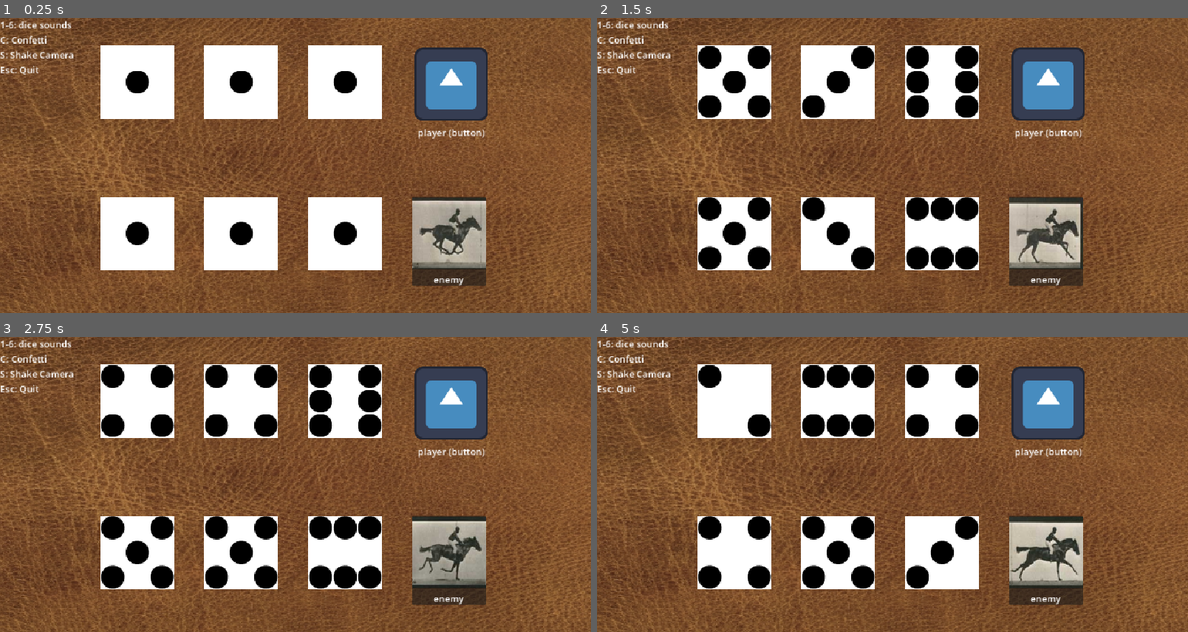
Above: before the commit, frames 1-4 (two rows, left to right).
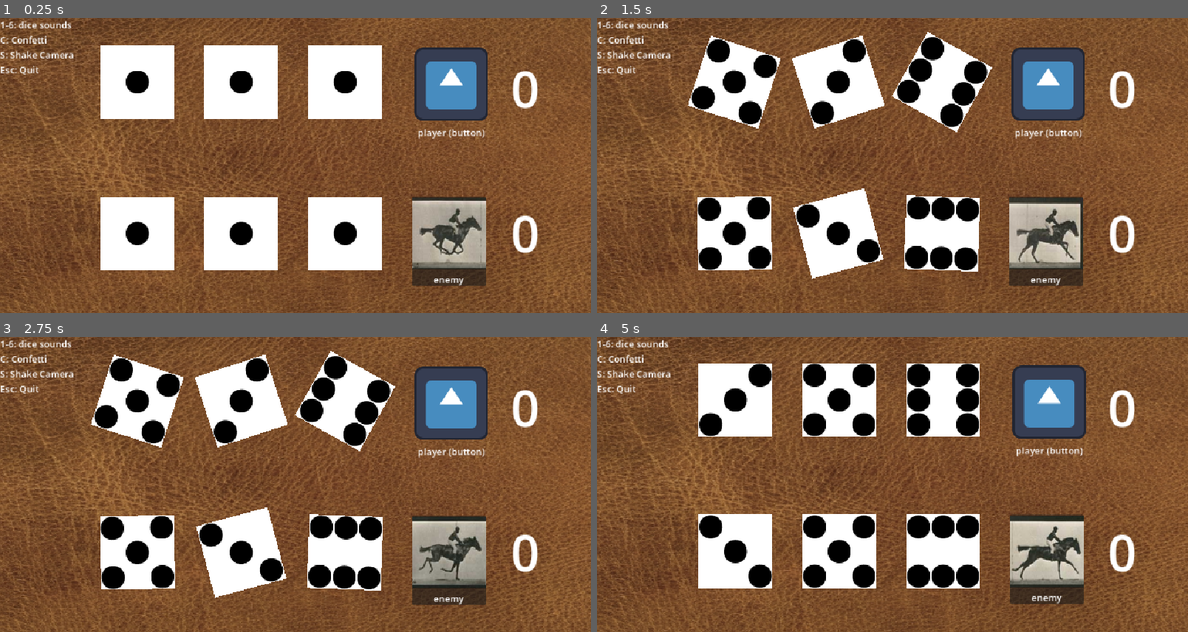
Above: after the commit, the same moments.

Repository: Alessandr-0/dice_game_demo
Game: Godot game, scene res://scenes/root.tscn
Same seed, same stepped clock (60 frames per second), same inputs: the game is played once before the commit and once after it. The engine's default icon, where the game draws it, is replaced by a stand-in: a white triangle on a blue panel in a dark square.
Inputs (mouse positions are in pixels of both pictures, inside the frame that each line leads up to):
- Up to frame 1 (0.25 s): no input
- Up to frame 2 (1.5 s): click (1046, 82) at 0.5 s; click (1046, 82) at 1.25 s
- Up to frame 3 (2.75 s): click (449, 401) at 2 s
- Up to frame 4 (5 s): move the mouse to (1022, 469) at 2.77 s; tap 1 (test_01) at 2.85 s; move the mouse to (774, 499) at 3.52 s; tap 2 (test_02) at 3.6 s; move the mouse to (951, 419) at 4.27 s; tap 3 (test_03) at 4.35 s

The runs differ from the first frame. In frame 1, 0.6% of the frame differs, in the area x 86-91%, y 18-80%; in frame 2, 7.1%; in frame 3, 8.4%; in frame 4, 16%, in the area x 0-100%, y 0-100%.

Commit message:
Scores, and juice
All to one button
Scores
Sound and rotation juices

Diff:
--- a/dicedemo/scenes/root.tscn
+++ b/dicedemo/scenes/root.tscn
@@ -27,6 +27,7 @@
 [ext_resource type="AudioStream" uid="uid://84vt5svs74fn" path="res://assets/sounds/dice/dice-grab-2.ogg" id="23_agklt"]
 [ext_resource type="AudioStream" uid="uid://bg2vnqt20r5x" path="res://assets/sounds/minimize_006.ogg" id="26_e2w8j"]
 [ext_resource type="AudioStream" uid="uid://cciwmevubc8t7" path="res://assets/sounds/exclamations/EXCLAMATION_Male_B_Yehey_mono.wav" id="26_isfgf"]
+[ext_resource type="AudioStream" uid="uid://2aymre4eqlsn" path="res://assets/sounds/exclamations/VOICE_MALE_Ahh_1_Subtle_mono.wav" id="26_jn22m"]
 [ext_resource type="AudioStream" uid="uid://cvon44fa86ij7" path="res://assets/sounds/exclamations/EXCLAMATION_Male_B_Yehoo_01_mono.wav" id="27_ihmk7"]
 [ext_resource type="AudioStream" uid="uid://be6c8dnt08aha" path="res://assets/sounds/enemy/ANIMAL_Horse_Snort_01_Dry_mono.wav" id="28_e6w1q"]
 [ext_resource type="AudioStream" uid="uid://bce0d30e4do3n" path="res://assets/sounds/enemy/ANIMAL_Horse_Snort_02_Dry_mono.wav" id="29_jn22m"]
@@ -40,6 +41,126 @@
 [sub_resource type="ShaderMaterial" id="ShaderMaterial_kycxp"]
 shader = ExtResource("4_kycxp")
 shader_parameter/time_factor = 0.5
+
+[sub_resource type="AtlasTexture" id="AtlasTexture_58tnd"]
+atlas = ExtResource("4_jh1ax")
+region = Rect2(0, 0, 164, 127)
+
+[sub_resource type="AtlasTexture" id="AtlasTexture_e6w1q"]
+atlas = ExtResource("4_jh1ax")
+region = Rect2(164, 0, 164, 127)
+
+[sub_resource type="AtlasTexture" id="AtlasTexture_jn22m"]
+atlas = ExtResource("4_jh1ax")
+region = Rect2(328, 0, 164, 127)
+
+[sub_resource type="AtlasTexture" id="AtlasTexture_8yue3"]
+atlas = ExtResource("4_jh1ax")
+region = Rect2(492, 0, 164, 127)
+
+[sub_resource type="AtlasTexture" id="AtlasTexture_agklt"]
+atlas = ExtResource("4_jh1ax")
+region = Rect2(0, 127, 164, 127)
+
+[sub_resource type="AtlasTexture" id="AtlasTexture_x7ldt"]
+atlas = ExtResource("4_jh1ax")
+region = Rect2(164, 127, 164, 127)
+
+[sub_resource type="AtlasTexture" id="AtlasTexture_moyyc"]
+atlas = ExtResource("4_jh1ax")
+region = Rect2(328, 127, 164, 127)
+
+[sub_resource type="AtlasTexture" id="AtlasTexture_f0nuf"]
+atlas = ExtResource("4_jh1ax")
+region = Rect2(492, 127, 164, 127)
+
+[sub_resource type="AtlasTexture" id="AtlasTexture_ixqlv"]
+atlas = ExtResource("4_jh1ax")
+region = Rect2(0, 254, 164, 127)
+
+[sub_resource type="AtlasTexture" id="AtlasTexture_p6fp0"]
+atlas = ExtResource("4_jh1ax")
+region = Rect2(164, 254, 164, 127)
+
+[sub_resource type="AtlasTexture" id="AtlasTexture_55oir"]
+atlas = ExtResource("4_jh1ax")
+region = Rect2(328, 254, 164, 127)
+
+[sub_resource type="AtlasTexture" id="AtlasTexture_ltgni"]
+atlas = ExtResource("4_jh1ax")
+region = Rect2(492, 254, 164, 127)
+
+[sub_resource type="AtlasTexture" id="AtlasTexture_yg167"]
+atlas = ExtResource("4_jh1ax")
+region = Rect2(0, 381, 164, 127)
+
+[sub_resource type="AtlasTexture" id="AtlasTexture_8e7ao"]
+atlas = ExtResource("4_jh1ax")
+region = Rect2(164, 381, 164, 127)
+
+[sub_resource type="AtlasTexture" id="AtlasTexture_xkeu2"]
+atlas = ExtResource("4_jh1ax")
+region = Rect2(328, 381, 164, 127)
+
+[sub_resource type="AtlasTexture" id="AtlasTexture_33j8a"]
+atlas = ExtResource("4_jh1ax")
+region = Rect2(492, 381, 164, 127)
+
+[sub_resource type="SpriteFrames" id="SpriteFrames_jkm4e"]
+animations = [{
+"frames": [{
+"duration": 1.0,
+"texture": SubResource("AtlasTexture_58tnd")
+}, {
+"duration": 1.0,
+"texture": SubResource("AtlasTexture_e6w1q")
+}, {
+"duration": 1.0,
+"texture": SubResource("AtlasTexture_jn22m")
+}, {
+"duration": 1.0,
+"texture": SubResource("AtlasTexture_8yue3")
+}, {
+"duration": 1.0,
+"texture": SubResource("AtlasTexture_agklt")
+}, {
+"duration": 1.0,
+"texture": SubResource("AtlasTexture_x7ldt")
+}, {
+"duration": 1.0,
+"texture": SubResource("AtlasTexture_moyyc")
+}, {
+"duration": 1.0,
+"texture": SubResource("AtlasTexture_f0nuf")
+}, {
+"duration": 1.0,
+"texture": SubResource("AtlasTexture_ixqlv")
+}, {
+"duration": 1.0,
+"texture": SubResource("AtlasTexture_p6fp0")
+}, {
+"duration": 1.0,
+"texture": SubResource("AtlasTexture_55oir")
+}, {
+"duration": 1.0,
+"texture": SubResource("AtlasTexture_ltgni")
+}, {
+"duration": 1.0,
+"texture": SubResource("AtlasTexture_yg167")
+}, {
+"duration": 1.0,
+"texture": SubResource("AtlasTexture_8e7ao")
+}, {
+"duration": 1.0,
+"texture": SubResource("AtlasTexture_xkeu2")
+}, {
+"duration": 1.0,
+"texture": SubResource("AtlasTexture_33j8a")
+}],
+"loop": 1,
+"name": &"default",
+"speed": 5.0
+}]
 
 [sub_resource type="ShaderMaterial" id="ShaderMaterial_y4uv0"]
 shader = ExtResource("10_7pvxh")
@@ -202,7 +323,13 @@
 text = "enemy"
 horizontal_alignment = 1
 
-[node name="GameMaster" type="Node" parent="." unique_id=674692258 node_paths=PackedStringArray("dice_1", "dice_2", "dice_3", "dice_4", "dice_5", "dice_6", "confetti")]
+[node name="AnimatedSprite2D" type="AnimatedSprite2D" parent="CenterContainer/VBoxContainer/Row_2/PanelContainer/VBoxContainer" unique_id=1470528217]
+position = Vector2(396, 75)
+scale = Vector2(0.75609744, 0.94488186)
+sprite_frames = SubResource("SpriteFrames_jkm4e")
+autoplay = "default"
+
+[node name="GameMaster" type="Node" parent="." unique_id=674692258 node_paths=PackedStringArray("dice_1", "dice_2", "dice_3", "dice_4", "dice_5", "dice_6", "confetti", "player_score_label", "enemy_score_label")]
 script = ExtResource("2_sqa0i")
 dice_1 = NodePath("../CenterContainer/VBoxContainer/Row_1/dice1")
 dice_2 = NodePath("../CenterContainer/VBoxContainer/Row_1/dice2")
@@ -211,6 +338,8 @@
 dice_5 = NodePath("../CenterContainer/VBoxContainer/Row_2/dice5")
 dice_6 = NodePath("../CenterContainer/VBoxContainer/Row_2/dice6")
 confetti = NodePath("../Confetti")
+player_score_label = NodePath("../ScreenHints/PlayerScore")
+enemy_score_label = NodePath("../ScreenHints/EnemyScore")
 
 [node name="Camera2D" type="Camera2D" parent="." unique_id=1008272714]
 offset = Vector2(512, 256)
@@ -227,19 +356,22 @@
 grow_horizontal = 2
 grow_vertical = 2
 
-[node name="AudioManager" type="Node" parent="." unique_id=1534627873 node_paths=PackedStringArray("button_presses", "dice_shaking", "dice_rolling", "die_rolling", "dice_pick_up", "exclamation", "enemy", "minimize")]
+[node name="AudioManager" type="Node2D" parent="." unique_id=1735180059 node_paths=PackedStringArray("button_presses", "dice_shaking", "dice_rolling", "die_rolling", "dice_pick_up", "dissapointed", "exclamation", "enemy", "minimize")]
 script = ExtResource("11_f3p2p")
 button_presses = NodePath("ButtonPresses")
 dice_shaking = NodePath("DiceShaking")
 dice_rolling = NodePath("DiceRolling")
 die_rolling = NodePath("DieRolling")
 dice_pick_up = NodePath("DicePickUp")
+dissapointed = NodePath("Dissapointed")
 exclamation = NodePath("Exclamation")
 enemy = NodePath("Enemy")
 minimize = NodePath("Minimize")
 
 [node name="ButtonPresses" type="AudioStreamPlayer2D" parent="AudioManager" unique_id=798227771]
+position = Vector2(981, 129)
 stream = SubResource("AudioStreamRandomizer_2is5d")
+panning_strength = 2.55
 
 [node name="DiceShaking" type="AudioStreamPlayer2D" parent="AudioManager" unique_id=71487017]
 stream = SubResource("AudioStreamRandomizer_v1w0g")
@@ -253,11 +385,20 @@
 [node name="DicePickUp" type="AudioStreamPlayer2D" parent="AudioManager" unique_id=1515858602]
 stream = SubResource("AudioStreamRandomizer_jkm4e")
 
+[node name="Dissapointed" type="AudioStreamPlayer2D" parent="AudioManager" unique_id=546041057]
+position = Vector2(25, 484)
+stream = ExtResource("26_jn22m")
+panning_strength = 2.94
+
 [node name="Exclamation" type="AudioStreamPlayer2D" parent="AudioManager" unique_id=1938355665]
+position = Vector2(8, 471)
 stream = SubResource("AudioStreamRandomizer_g3h64")
+panning_strength = 3.0
 
 [node name="Enemy" type="AudioStreamPlayer2D" parent="AudioManager" unique_id=1038520442]
+position = Vector2(12, 491)
 stream = SubResource("AudioStreamRandomizer_isfgf")
+panning_strength = 2.35
 
 [node name="Minimize" type="AudioStreamPlayer" parent="AudioManager" unique_id=428758655]
 stream = SubResource("AudioStreamRandomizer_k8gkg")
@@ -265,7 +406,7 @@
 [node name="ScreenHints" type="CanvasLayer" parent="." unique_id=2049946003]
 layer = 2
 
-[node name="Label" type="Label" parent="ScreenHints" unique_id=1614582093]
+[node name="Hints" type="Label" parent="ScreenHints" unique_id=1614582093]
 offset_right = 40.0
 offset_bottom = 23.0
 text = "1-6: dice sounds
@@ -274,4 +415,20 @@
 Esc: Quit
 "
 
+[node name="PlayerScore" type="Label" parent="ScreenHints" unique_id=1693455903]
+offset_left = 885.0
+offset_top = 61.0
+offset_right = 1012.0
+offset_bottom = 182.0
+theme_override_font_sizes/font_size = 88
+text = "0"
+
+[node name="EnemyScore" type="Label" parent="ScreenHints" unique_id=278760579]
+offset_left = 885.0
+offset_top = 312.0
+offset_right = 986.0
+offset_bottom = 433.0
+theme_override_font_sizes/font_size = 88
+text = "0"
+
 [connection signal="pressed" from="CenterContainer/VBoxContainer/Row_1/VBoxContainer/ButtonPlayer" to="GameMaster" method="_on_button_player_pressed"]
--- a/dicedemo/scripts/audio_manager.gd
+++ b/dicedemo/scripts/audio_manager.gd
@@ -5,6 +5,7 @@
 @export var dice_rolling: AudioStreamPlayer2D
 @export var die_rolling: AudioStreamPlayer2D
 @export var dice_pick_up: AudioStreamPlayer2D
+@export var dissapointed: AudioStreamPlayer2D
 @export var exclamation: AudioStreamPlayer2D
 @export var enemy: AudioStreamPlayer2D
 @export var minimize: AudioStreamPlayer
@@ -18,6 +19,7 @@
 	SignalBus.connect("si_dice_rolled", _dice_roller)
 	SignalBus.connect("si_die_rolled", _die_roller)
 	SignalBus.connect("si_dice_picked_up", _dice_picking_up)
+	SignalBus.connect("si_dissapointed", _dissapointed)
 	SignalBus.connect("si_player_won", _player_won)
 	SignalBus.connect("si_player_lost", _player_lost)
 
@@ -37,48 +39,36 @@
 func _button_pressed() -> void:
 	if not button_presses.playing:
 		button_presses.play()
-	else:
-		pass
 
 func _dice_shaker() -> void:
 	if not dice_shaking.playing:
 		dice_shaking.play()
-	else:
-		pass
 
 func _dice_roller() -> void:
 	if not dice_rolling.playing:
 		await get_tree().create_timer(0.3).timeout
 		dice_rolling.play()
-	else:
-		pass
 
 func _die_roller() -> void:
 	if not die_rolling.playing:
 		die_rolling.play()
-	else:
-		pass
 
 func _dice_picking_up() -> void:
 	if not dice_pick_up.playing:
 		dice_pick_up.play()
-	else:
-		pass
+
+func _dissapointed() -> void:
+	if not dissapointed.playing:
+		dissapointed.play()
 
 func _player_won() -> void:
 	if not exclamation.playing:
 		exclamation.play()
-	else:
-		pass
 
 func _player_lost() -> void:
 	if not enemy.playing:
 		enemy.play()
-	else:
-		pass
 
 func _minimize() -> void:
 	if not minimize.playing:
 		minimize.play()
-	else:
-		pass
--- a/dicedemo/scripts/dice_roll.gd
+++ b/dicedemo/scripts/dice_roll.gd
@@ -11,6 +11,7 @@
 func _ready() -> void:
 	mat = color_rect.material as ShaderMaterial
 	SignalBus.connect("si_dice_rolled", _dice_roll)
+	SignalBus.connect("si_dice_picked_up", _straighten_dice)
 
 func _process(_delta) -> void:
 	mat.set_shader_parameter("value", dice_result)
@@ -38,3 +39,9 @@
 		color_rect.offset_transform_rotation += deg_to_rad(90)
 	else:
 		pass
+	randomize()
+	random_rotate = randi_range(-35,35)
+	color_rect.offset_transform_rotation += deg_to_rad(random_rotate)
+
+func _straighten_dice() -> void:
+	color_rect.offset_transform_rotation -= deg_to_rad(random_rotate)
--- a/dicedemo/scripts/game_master.gd
+++ b/dicedemo/scripts/game_master.gd
@@ -7,24 +7,38 @@
 @export var dice_4: Control
 @export var dice_5: Control
 @export var dice_6: Control
+
 @export var confetti: CanvasLayer
+@export var player_score_label: Label
+@export var enemy_score_label: Label
 
+
+var dice_can_be_rolled: bool
 var player_array: Array[int]
 var enemy_array: Array[int]
 var my_collected_array: Array
 var my_sorted_array: Array
-
+var player_total_score: int = 0
+var enemy_total_score: int = 0
 
 func _ready() -> void:
 	confetti.visible = false
+	dice_can_be_rolled = true
 
 
 func _on_button_player_pressed() -> void:
-	print("button pressed")
-	SignalBus.si_player_button_was_pressed.emit()
-	await get_tree().create_timer(0.3).timeout
-	SignalBus.si_dice_rolled.emit()
-
+	if dice_can_be_rolled:
+		dice_can_be_rolled = false
+		print("button pressed")
+		SignalBus.si_player_button_was_pressed.emit()
+		await get_tree().create_timer(0.3).timeout
+		SignalBus.si_dice_rolled.emit()
+		await get_tree().create_timer(2.0).timeout
+		SignalBus.si_dice_picked_up.emit()
+		_fill_player_array()
+		_fill_enemy_array()
+		await get_tree().create_timer(2.0).timeout
+		_comparing_values_and_scoring()
 
 ## TESTING: Use keyboard input only for playtesting and debugging
 func _input(_event: InputEvent) -> void:
@@ -84,17 +98,11 @@
 
 func _comparing_values_and_scoring():
 	var player_1 = player_array.get(0)
-	print("p#1 ", player_1)
 	var player_2 = player_array.get(1)
-	print("p#2 ", player_2)
 	var player_3 = player_array.get(2)
-	print("p#3 ", player_3)
 	var enemy_1 = enemy_array.get(0)
-	print("e#1 ", enemy_1)
 	var enemy_2 = enemy_array.get(1)
-	print("e#2 ", enemy_2)
 	var enemy_3 = enemy_array.get(2)
-	print("e#3 ", enemy_3)
 	var player_total_wins: int = 0
 	var enemy_total_wins: int = 0
 	if player_1 > enemy_1:
@@ -106,7 +114,7 @@
 	elif player_1 == enemy_1:
 		print("stalemate")
 	else:
-		print("wut??? (1)")
+		print("WUT??? (1)")
 
 	if player_2 > enemy_2:
 		print("player 2 win")
@@ -135,12 +143,19 @@
 	if player_total_wins > enemy_total_wins:
 		_confetti()
 		SignalBus.si_player_won.emit()
+		player_total_score += 1
+		player_score_label.text = String.num_int64(player_total_score,10, false)
 	elif enemy_total_wins > player_total_wins:
 		camera_effect(3, 10)
 		SignalBus.si_player_lost.emit()
+		enemy_total_score += 1
+		enemy_score_label.text = String.num_int64(enemy_total_score,10, false)
 	else:
+		SignalBus.si_dissapointed.emit()
+		camera_effect(1.0,2.0)
 		print("nope")
 		pass
+	dice_can_be_rolled = true
 
 
 func _confetti() -> void:
--- a/dicedemo/scripts/signal_bus.gd
+++ b/dicedemo/scripts/signal_bus.gd
@@ -8,6 +8,7 @@
 signal si_dice_rolled
 signal si_die_rolled
 signal si_dice_picked_up
+signal si_dissapointed
 signal si_player_button_was_pressed
 signal si_player_won
 signal si_player_lost
Not shown, added: dicedemo/assets/sounds/exclamations/VOICE_MALE_Ahh_1_Subtle_mono.wav.import
Not shown, added: dicedemo/assets/sounds/exclamations/VOICE_MALE_Ahh_1_Subtle_mono.wav
